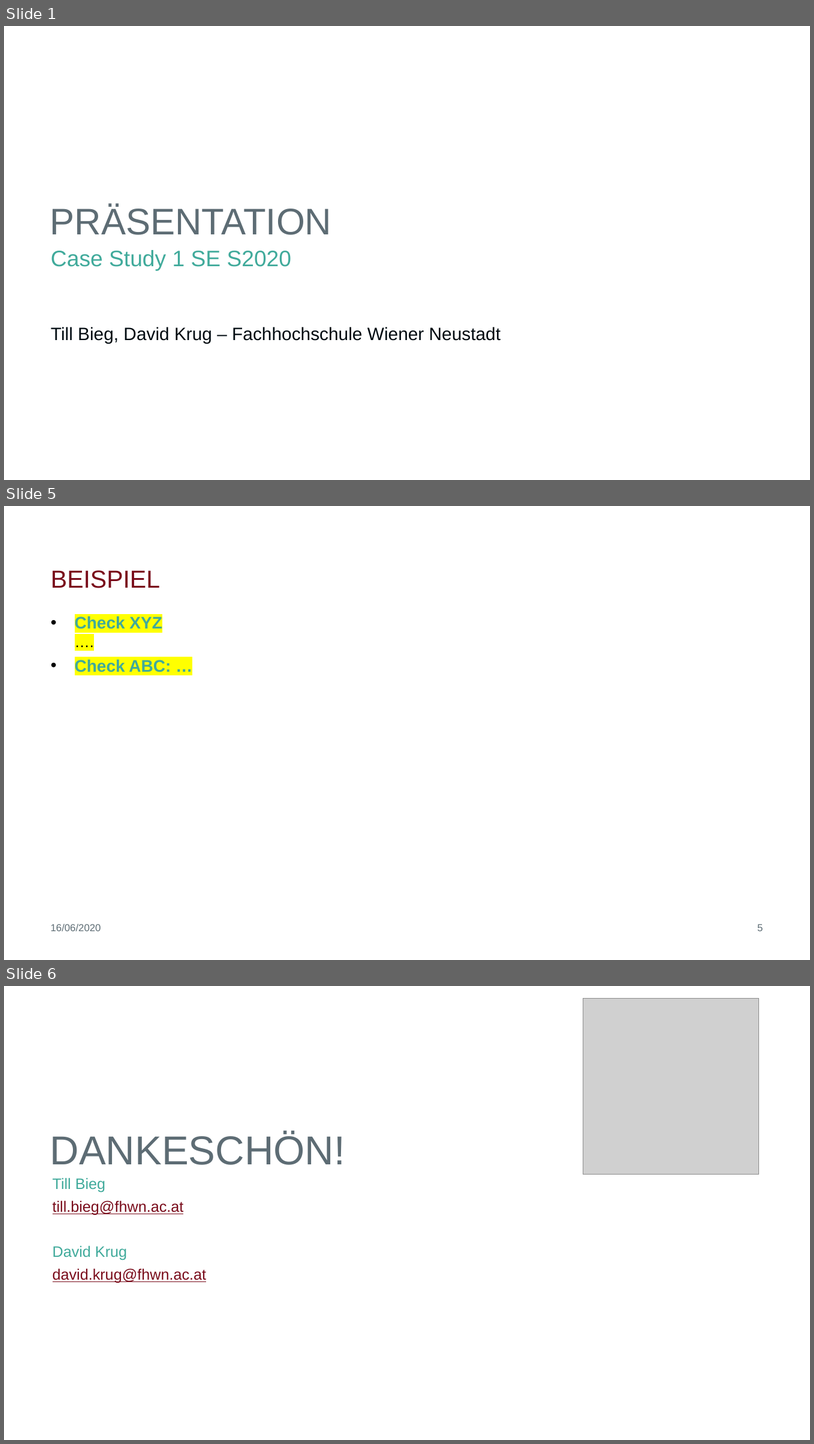
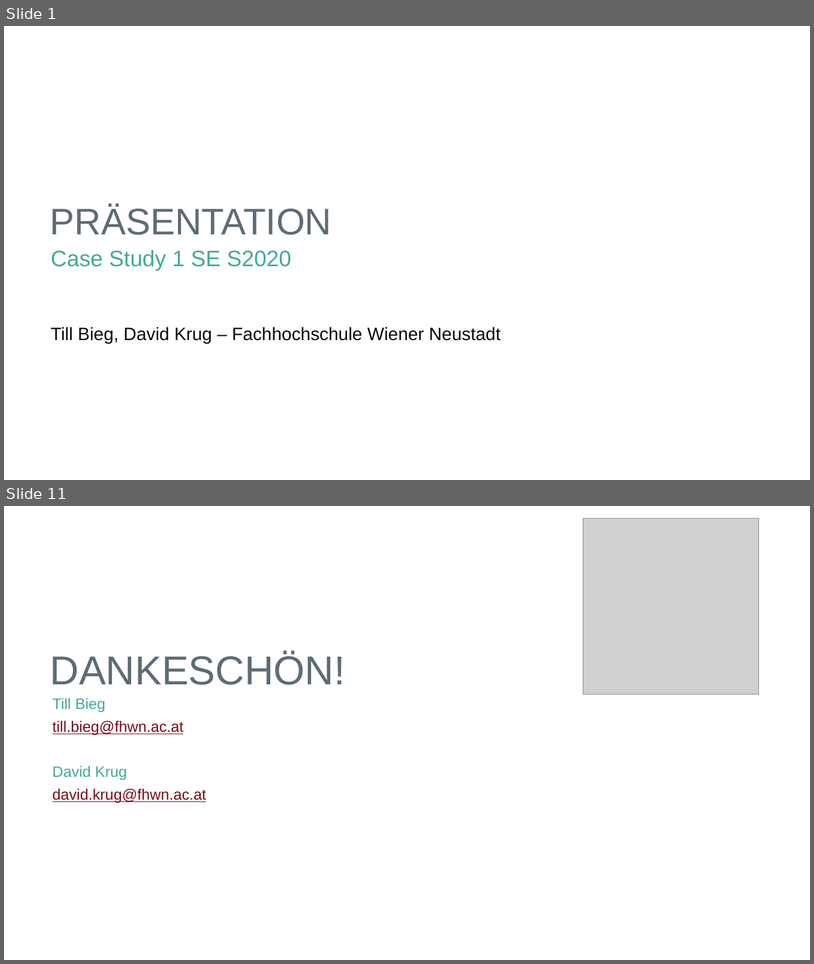
Before and after one commit to biegt/auditing_case_study, a slide deck: 04_output/Präsentation_Case_Study_1_Bieg_Krug.pptx. Shown one above the other, each under a label of ours: slides 1, 5 and 6 before the commit, slides 1 and 11 after it; the slides between them are not shown. The pictures are 814x1444 and 814x964 pixels, drawn with LibreOffice and Linux fonts; fonts in the diff are those of the drawing; grey boxes stand for pictures; background and template pictures are left out. Boxes give left, top, right and bottom in pixels: in the first picture for what was removed or moved away, otherwise in the second. Text is boxed around its words. In the diff, an @@ line names an element or a change of style, - is before the commit and + after.

Commit message:
Add slides on integrity checks

```diff
--- a/04_output/Präsentation_Case_Study_1_Bieg_Krug.pptx
+++ b/04_output/Präsentation_Case_Study_1_Bieg_Krug.pptx
@@ slide 5 removed at (4, 506, 810, 960), background #FFFFFF @@
@@ title removed at (51, 570, 160, 588) @@
-BEISPIEL
@@ text removed at (75, 616, 171, 672) @@
-• Check XYZ
-  ….
-• Check ABC: …
@@ text removed at (51, 924, 101, 931) @@
-16/06/2020
@@ page number removed at (758, 924, 763, 931) @@
-5
@@ what was slide 6 is now slide 11 @@
```
Also in this commit, not shown: 1 slide changed, 8 slides added, 2 other slides removed.
